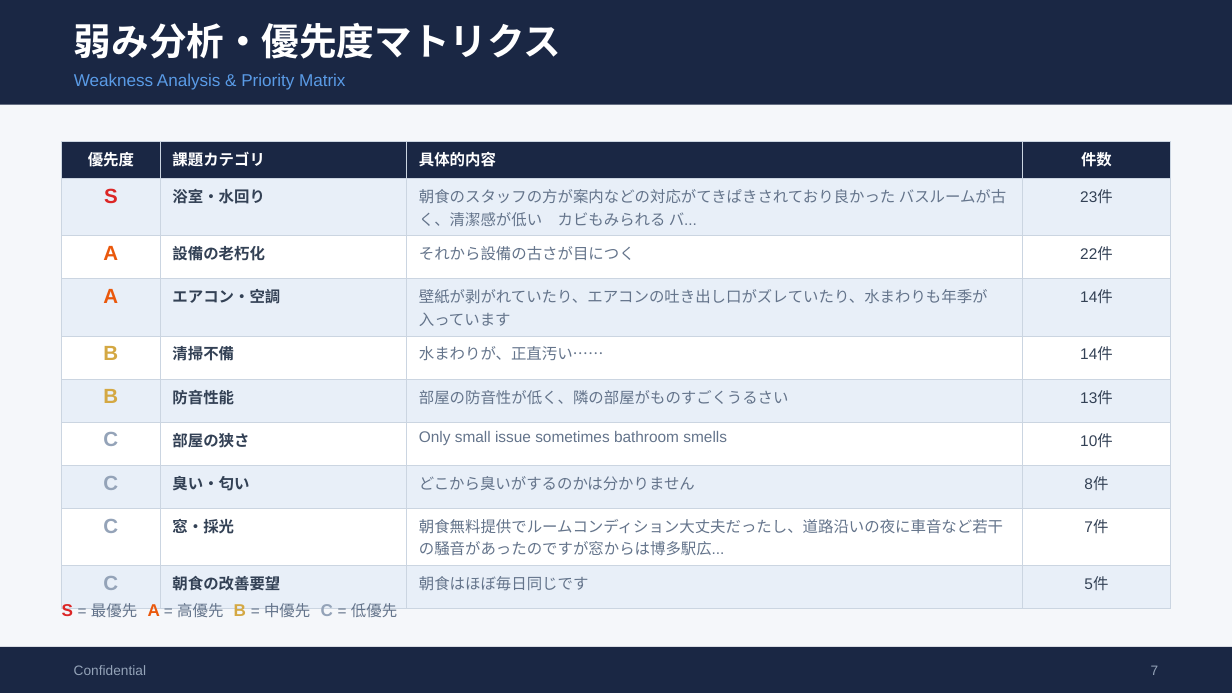
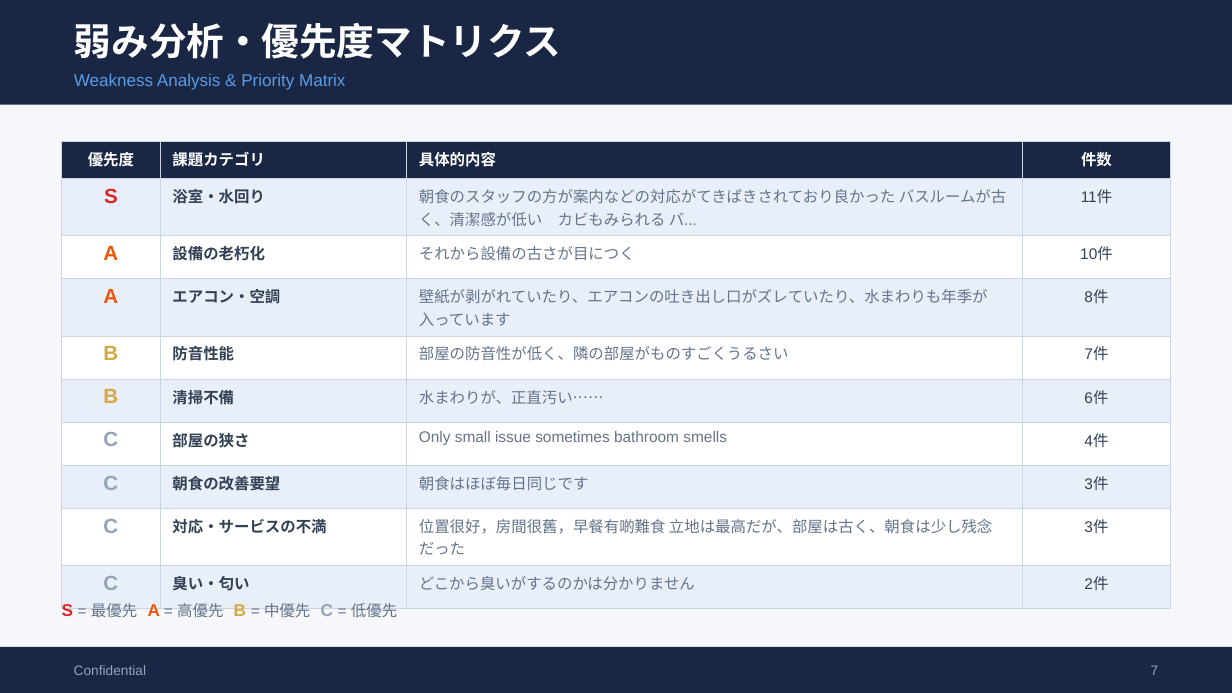
Before and after one commit to TAKAHASHIMITSUGU329/primechange-portal, a slide deck: slide 7 of 納品レポート/ホテル別レポート/comfort_hakata_口コミ分析レポート.pptx. Drawn at 1232x693 pixels with LibreOffice and Linux fonts; fonts in the diff are those of the drawing. Boxes give left, top, right and bottom in pixels: in the first picture for what was removed or moved away, otherwise in the second. Text is boxed around its words. In the diff, an @@ line names an element or a change of style, - is before the commit and + after.

```diff
--- a/納品レポート/ホテル別レポート/comfort_hakata_口コミ分析レポート.pptx
+++ b/納品レポート/ホテル別レポート/comfort_hakata_口コミ分析レポート.pptx
@@ table at (x1=62, y1=142, x2=1170, y2=595) @@
-row 2, column 4: 23件
+row 2, column 4: 11件
-row 3, column 4: 22件
+row 3, column 4: 10件
-row 4, column 4: 14件
+row 4, column 4: 8件
-row 5: B | 清掃不備 | 水まわりが、正直汚い…… | 14件
+row 5: B | 防音性能 | 部屋の防音性が低く、隣の部屋がものすごくうるさい | 7件
-row 6: B | 防音性能 | 部屋の防音性が低く、隣の部屋がものすごくうるさい | 13件
+row 6: B | 清掃不備 | 水まわりが、正直汚い…… | 6件
-row 7, column 4: 10件
+row 7, column 4: 4件
-row 8: C | 臭い・匂い | どこから臭いがするのかは分かりません | 8件
+row 8: C | 朝食の改善要望 | 朝食はほぼ毎日同じです | 3件
-row 9: C | 窓・採光 | 朝食無料提供でルームコンディション大丈夫だったし、道路沿いの夜に車音など若干の騒音があったのですが窓からは博多駅広... | 7件
+row 9: C | 対応・サービスの不満 | 位置很好，房間很舊，早餐有啲難食 立地は最高だが、部屋は古く、朝食は少し残念だった | 3件
-row 10: C | 朝食の改善要望 | 朝食はほぼ毎日同じです | 5件
+row 10: C | 臭い・匂い | どこから臭いがするのかは分かりません | 2件
```
Also in this commit, not shown: 7 other slides changed, 37 other files.
